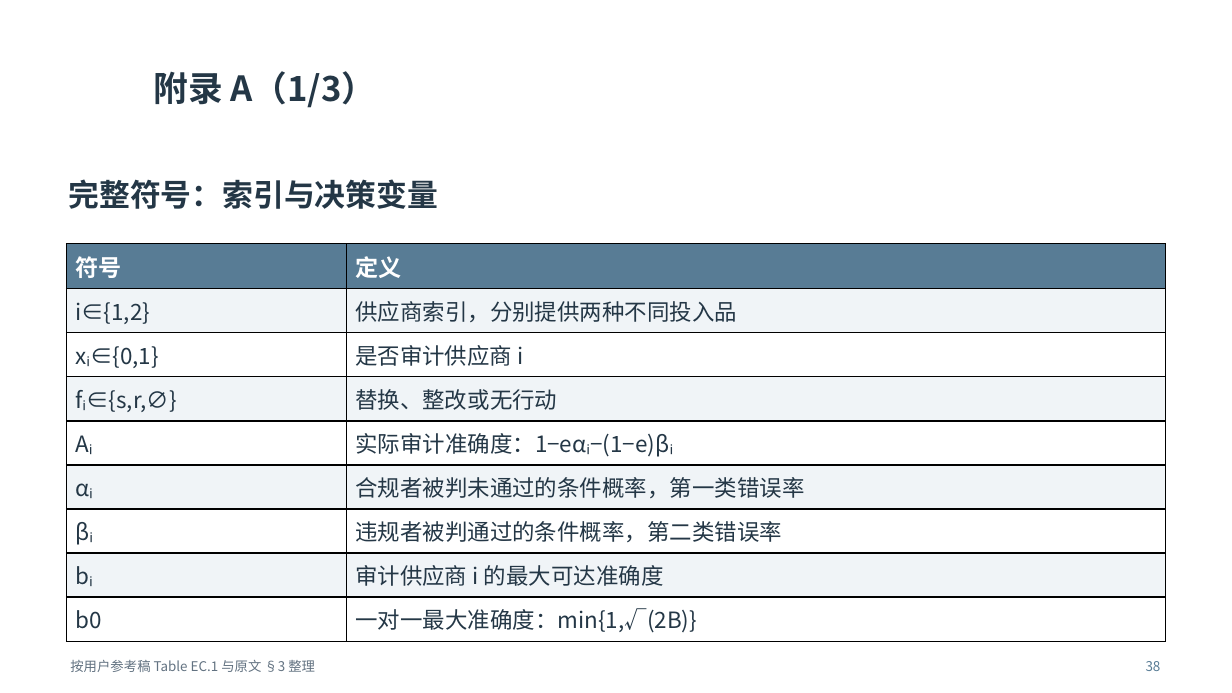
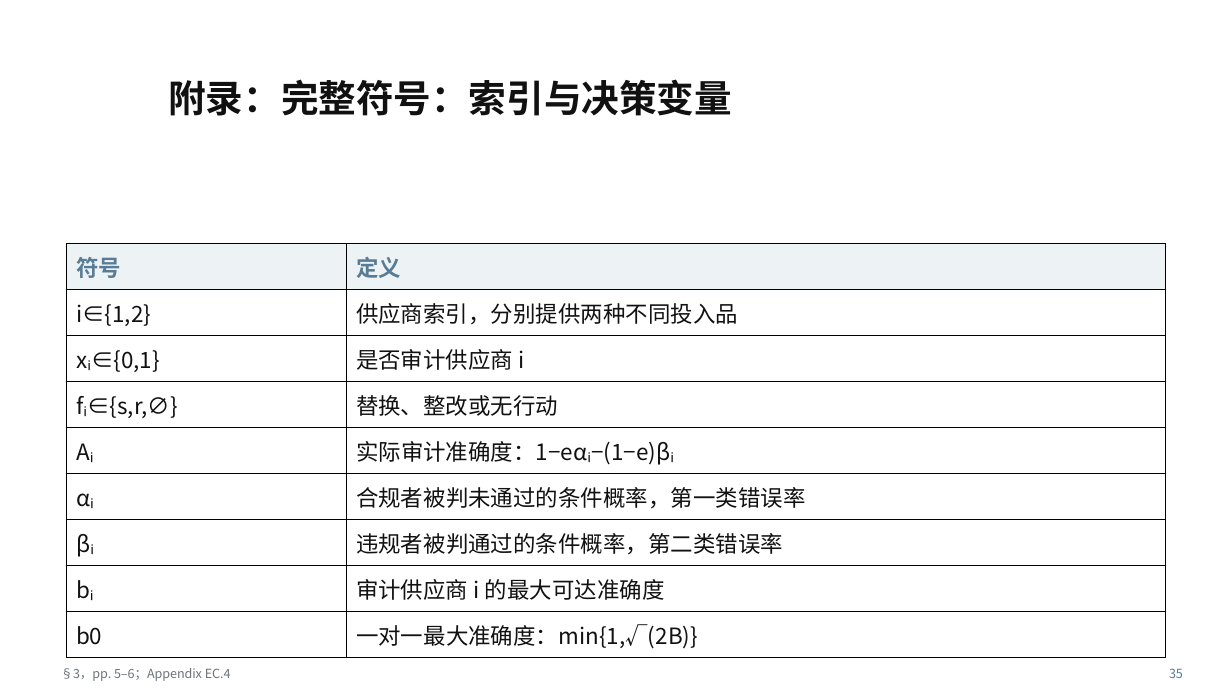
Before and after one commit to shuihongyan7-max/test-codex, a slide deck: slide 35 of 大组会.pptx (slide 38 before the commit). Drawn at 1232x693 pixels with LibreOffice and Linux fonts; fonts in the diff are those of the drawing; background and template pictures are left out. Boxes give left, top, right and bottom in pixels: in the first picture for what was removed or moved away, otherwise in the second. Text is boxed around its words. In the diff, an @@ line names an element or a change of style, - is before the commit and + after.

Commit message:
在用户原稿上完善组会讲解与逐页讲稿

```diff
--- a/大组会.pptx
+++ b/大组会.pptx
@@ text removed at [153,71,377,108] @@
-附录 A（1/3）
@@ text at [168,79,732,116]: text changed; size 24 to 29.2 pt; text colour #243746 to #111111 @@
-完整符号：索引与决策变量
+附录：完整符号：索引与决策变量
@@ table at [67,244,1165,653] @@
@@ fill #587C95 to #EDF2F5 in row 1 @@
@@ fill #F0F4F7 to #FFFFFF in 8 cells @@
@@ size 18 to 17.5 pt, text colour #FFFFFF to #587C95 in "符号", "定义" @@
@@ text colour #243746 to #111111 @@
@@ text added at [61,668,231,681], 9.8 pt, text #6B747A @@
+§3，pp. 5–6；Appendix EC.4
@@ text removed at [70,660,315,672] @@
-按用户参考稿 Table EC.1 与原文 §3 整理
@@ text removed at [1146,661,1161,671] @@
-38
@@ text added at [1169,668,1183,678], 9.8 pt, text #587C95 @@
+35
```
Also in this commit, not shown: 17 other slides changed, 25 slides added, 31 slides removed, 1 other file.
